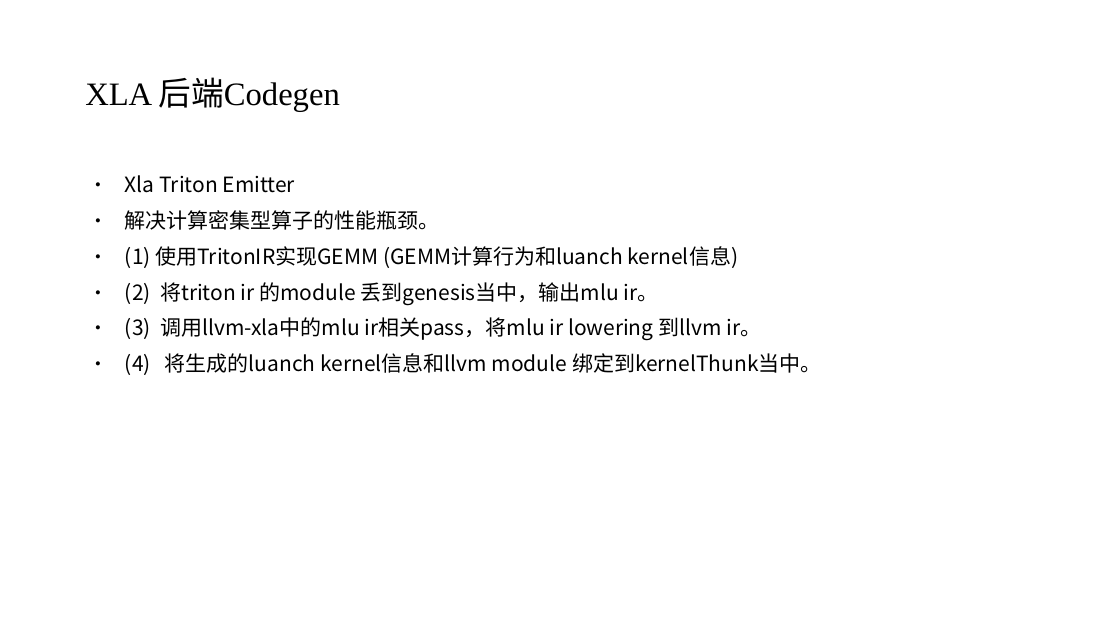
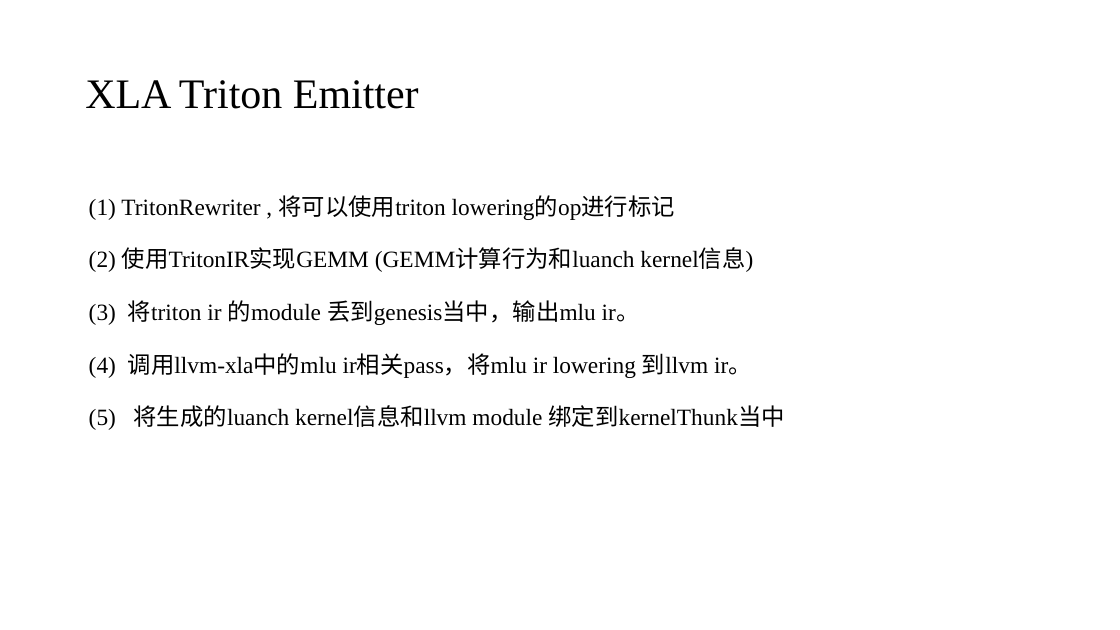
Before and after one commit to EchoWangHF/Blogs, a slide deck: slide 33 of xla/xla简介.pptx (slide 28 before the commit). Drawn at 1120x630 pixels with LibreOffice and Linux fonts; fonts in the diff are those of the drawing. Boxes give left, top, right and bottom in pixels: in the first picture for what was removed or moved away, otherwise in the second. Text is boxed around its words. In the diff, an @@ line names an element or a change of style, - is before the commit and + after.

```diff
--- a/xla/xla简介.pptx
+++ b/xla/xla简介.pptx
@@ text at (85, 80, 419, 109): text changed; size 28 to 36 pt @@
-XLA 后端Codegen
+XLA Triton Emitter
@@ text at (89, 195, 784, 430): text changed; size 18 to 20 pt; font Noto Sans CJK SC to Times New Roman @@
-● Xla Triton Emitter
-● 解决计算密集型算子的性能瓶颈。
-● (1) 使用TritonIR实现GEMM (GEMM计算行为和luanch kernel信息)
-● (2) 将triton ir 的module 丢到genesis当中，输出mlu ir。
-● (3) 调用llvm-xla中的mlu ir相关pass，将mlu ir lowering 到llvm ir。
-● (4) 将生成的luanch kernel信息和llvm module 绑定到kernelThunk当中。
+(1) TritonRewriter , 将可以使用triton lowering的op进行标记
+(2) 使用TritonIR实现GEMM (GEMM计算行为和luanch kernel信息)
+(3) 将triton ir 的module 丢到genesis当中，输出mlu ir。
+(4) 调用llvm-xla中的mlu ir相关pass，将mlu ir lowering 到llvm ir。
+(5) 将生成的luanch kernel信息和llvm module 绑定到kernelThunk当中
```
Also in this commit, not shown: 25 other slides changed, 7 slides added, 2 slides removed.
